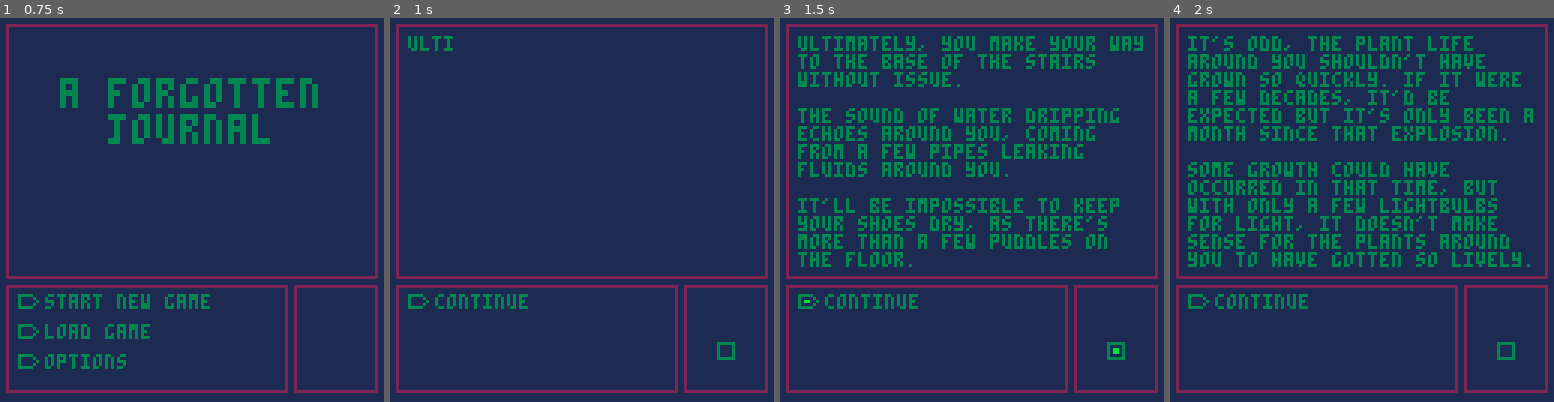
Above: before the commit, frames 1-4 (left to right).
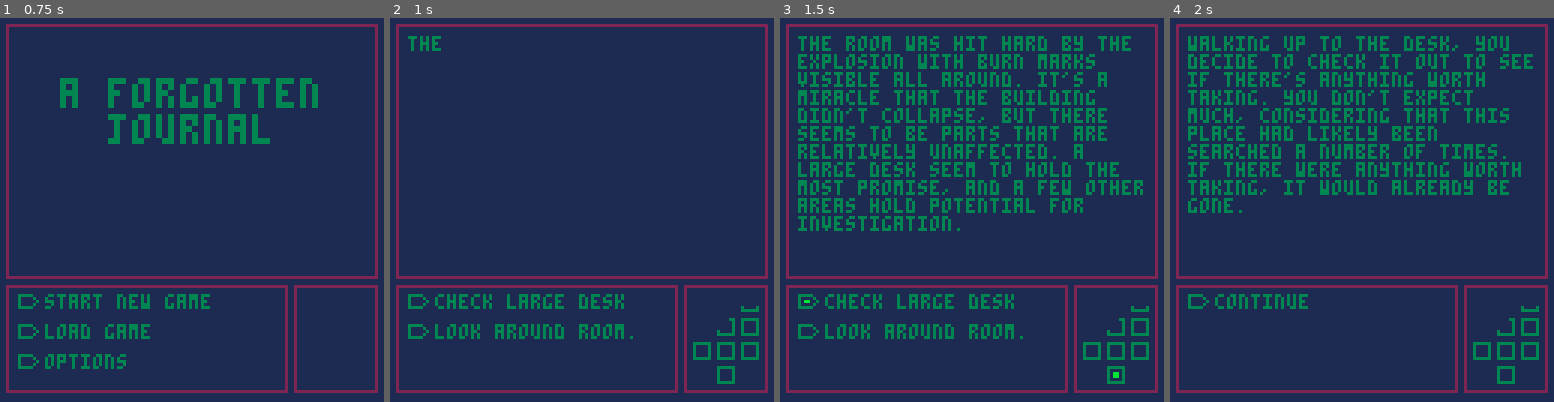
Above: after the commit, the same moments.

Repository: NeoTheSilent/A-Forgotten-Journal
Game: PICO-8 cartridge evastory.p8
Same seed, same stepped clock (60 frames per second), same inputs: the game is played once before the commit and once after it.
Inputs:
- Up to frame 1 (0.75 s): tap X (X key) at 0.33 s; tap O (Z key) at 0.7 s
- Up to frame 2 (1 s): no input
- Up to frame 3 (1.5 s): tap X (X key) at 1.07 s
- Up to frame 4 (2 s): hold Right from 1.6 s (still down); tap O (Z key) at 1.7 s; tap X (X key) at 1.85 s

Frame 1 is identical in both runs. In frame 2, 2.5% of the frame differs, in the area x 4-97%, y 4-96%; in frame 3, 16%; in frame 4, 17%.

Commit message:
1.16.5
1.16.5 - Change to how Room Previews work, very minor rewrite for Room 6. I plan to continue finishing Room 6, then work on Room 9

Diff:
--- a/evastory.p8
+++ b/evastory.p8
@@ -2,8 +2,9 @@
 version 42
 __lua__
 -- default functions
+
 function _init()
-proom=5
+proom=2
 tcheck=true
 tpick=0
 clr={2,3,1}
@@ -17,8 +18,8 @@
 shears=0
 scan=0
 --
-prevu={0,0,0}
-vroom={0,0,0,0,0,0,0,0,0,0,0,0}
+pr={{0,108,115,3},{1,108,107,1},{1,116,107,3},{1,116,99,2}}
+vroom={0,1,0,1,1,1,0,0,1,0,0,0}
 vsub={
 {},
 {0,0,0},
@@ -165,18 +166,19 @@
 --room6
 {
 m={
-"similar to before, a mist comes out the door as it unlocks. it's hard to control this feeling of dread that's growing inside of you. you can't help but shake the feeling that you're being watched. you've seen a few cameras in the previous rooms, but none of them appeared to be working. it's different, something else may be looking... at least, that's what it feels like.",
-"perhaps your mind is playing tricks on you. it's unlikely that anyone could still be here after all this time, with the place in this condition. if there were anyone, you should've seen them by now. outside of the plants you've found, there's been no evidence of anything else.",
-"at any rate, you can't leave now. you haven't found anything yet that makes this investigation worth it. there should be something valuable that you could take here, whether it's equipment or some information you could sell. with some luck, it'll be enough to keep you and your sister fed for a long time.",
-"summoning your own courage, you step inside the now unlocked room. not knowing what to expect, you carefully survey your surroundings. this room appears to be a decontamination room. there's a few hazmat suits along the wall with a compact shower next to it. you can also see a larger scanner. it's rather large, and the only way to get to the door is to walk through it.",
-"you can also notice that there are two larger desks in the room, and that the scanner on the other doorway seems to have something on it's display. there also seems to be a few lockers along the opposite wall from your doorway.",
-"carefully walking around the room, you start to take a closer look at your surroundings."},
+--"as the door opens, you can't shake the feeling that you're being watched. you've seen a few cameras as you walked around the place, but each one had clearly been damaged or destroyed already.⬇️it's as if something was behind you, hands ready to grasp your throat, yet disappearing when you look. ",
+--"your mind must be playing tricks on you, this place was clearly abandoned after all so it's unlikely you'd find any mad scientists in these halls.⬇️similarly, each of these doors were locked tightly. outside of these plants, it's unlikely that anything else could survive in these conditions.",
+--"leaving now just because of a 'bad feeling' would be a waste. it's likely you're the first person to discover this laboratory after all.⬇️forget sifting through the looted rubble upstairs, who knows how many valuables could be down here still!",
+--"with some luck, you could make enough money to feed you and your sister for months! hell, if you were lucky enough, you might even find some medicine for her down here too without needing to worry about that shady back-alley doctor.⬇️leaving now was out of the question. besides, you can't help but feel curious...",
+"what exactly happened down here? why did the laboratory get to this state? what happened to the people here?⬇️it's might be risky to stay here, but running away from an opportunity like this would leave you filled with regrets!⬇️with that, you step inside the door with great care. ",
+"inside the room, it seems this room looks like a decontamination room. a small glass shower with hazmat suits can be seen, as well as what looks like a large scanner.⬇️there also seems to be a few desks and cabinets to go through. you certainly have your work cut out for you. ",
+},
 c={
 "check hazmat suits",
 "check shower",
 "check smaller desk.",
 "check larger desk.",
-"check lockers",
+"check cabinets",
 "enter the scanner.",
 "enter left door."},
 b={
@@ -316,14 +319,23 @@
 	 end
 	end
 
-	if prevu[1]==1 then
-		spr(009,108,107)
-	end
-	if prevu[2]==1 then
-		spr(009,108,99)
-		spr(010,100,107)
-		spr(010,116,107,1,1,1)
-	end
+	for i=1,#pr do
+		if pr[i][1]==1 then
+		 prev(pr[i][2],pr[i][3],pr[i][4])
+		end
+	end
+end
+
+function prev(x,y,c)
+if c<2 then
+	spr(010,x+8,y,1,1,1)
+end
+if c<3 then
+	spr(010,x-8,y)
+end
+if c<4 then
+	spr(009,x,y-8)
+end
 end
 
 function blink(b,c1,c2,x,y)
@@ -451,7 +463,7 @@
 		""}
 	elseif dsel==2 then
 		s[2].c[3]="open the door"
-		prevu[1]=1
+		pr[1][1]=1
 		if key1==0	then
 			s[2].b[3]={
 				"try as you might, the door to the next room is closed quite tightly. you can't try the keycard reader currently, as you don't have a card.⬇️you're not one to give up easily however, and you try to pry open the door with a spare piece of metal that had been lying around.",
@@ -461,7 +473,7 @@
 	elseif dsel==3 then
 		if key1==1 and vsub[2][3]==1 then
 		 proom=5
-		 prevu[2]=1
+		 pr[2][1]=1
   else
 		 s[2].b[3]={
 		 	"you were never quick to give up. you pick up that same piece of metal and try again, working a different angle to  …(187 unchanged characters)…
@@ -501,6 +513,7 @@
 		proom=4
 	elseif dsel==6 and key2==1 then
 		proom=6
+		pr[3][1]=1
 	end
 --room6--
 elseif proom==6 then
